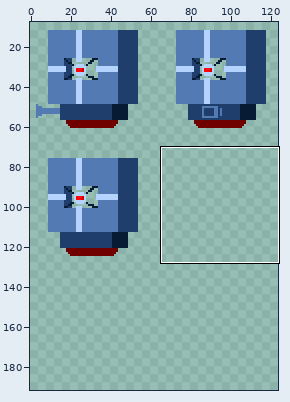
Two states of a sprite sheet, Assets/Sprites/Rook_Robot.png. The picture above shows the old version from afar; the outline marks the close-up.
Close-up. Old version:
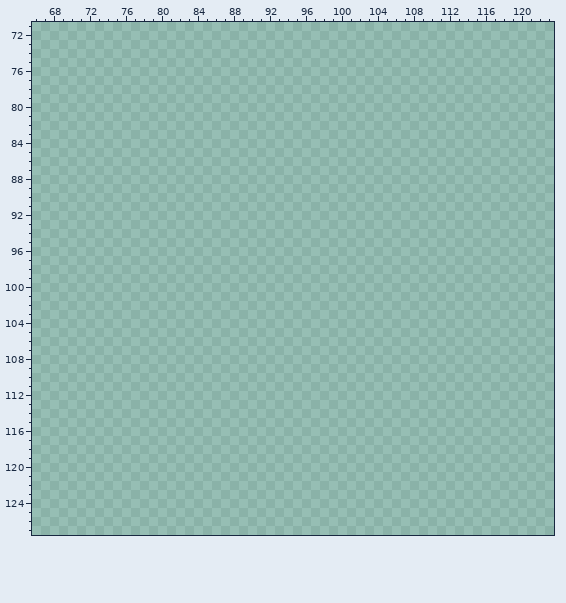
The file is 128x128 pixels. Shown: x 66..123, y 71..127. The old version is drawn lined up with the new one, on the new canvas. The wide view leaves out empty margins. The commit also changed other parts of the picture, which this record leaves out.
After the commit:
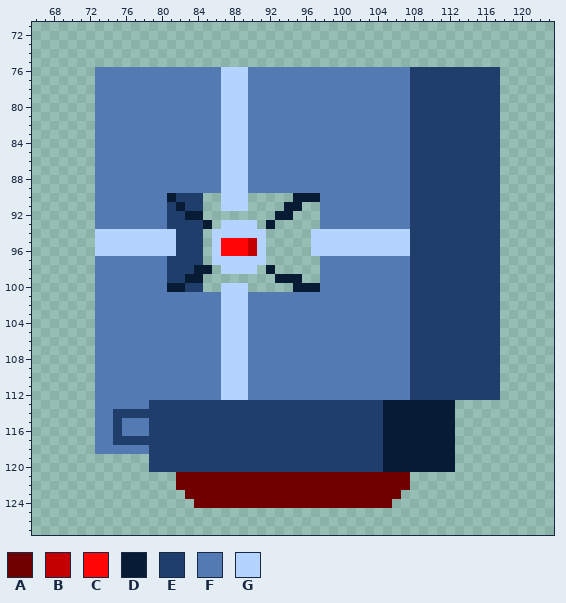
Palette (. is transparent): A #700000  B #c40000  C #ff0505  D #071b34  E #1f3e6b  F #537ab3  G #b5d3ff
The edit:
canvas 128x128 -> 128x192
The edit adds colour A in rows 121 to 122 at x 82 to 107; in row 123 at x 83 to 106; in row 124 at x 84 to 105.
The edit adds colour B in rows 95 to 96 at x 90.
The edit adds colour C in rows 95 to 96 at x 87 to 89.
The edit adds colour D in row 90 at x 81 and 95 to 97; in row 91 at x 82 and 94 to 95; in row 92 at x 83 to 84 and 93 to 94; in row 93 at x 85 and 92; in row 98 at x 84 to 85 and 92; in row 99 at x 83 to 84 and 93 to 95.
The edit adds colour D in row 100 at x 81 to 82 and 95 to 97; in rows 113 to 120 at x 105 to 112.
The edit adds colour E in rows 76 to 89 at x 108 to 117; in row 90 at x 82 to 84 and 108 to 117; in row 91 at x 81, 83 to 84 and 108 to 117; in row 92 at x 81 to 82 and 108 to 117; in row 93 at x 81 to 84 and 108 to 117; in rows 94 to 96 at x 82 to 84 and 108 to 117.
The edit adds colour E in row 97 at x 81 to 84 and 108 to 117; in row 98 at x 81 to 83 and 108 to 117; in row 99 at x 81 to 82 and 108 to 117; in row 100 at x 83 to 84 and 108 to 117; in rows 101 to 112 at x 108 to 117; in row 113 at x 79 to 104.
The edit adds colour E in row 114 at x 75 to 104; in rows 115 to 116 at x 75 and 79 to 104; in row 117 at x 75 to 104; in rows 118 to 120 at x 79 to 104.
The edit adds colour F in rows 76 to 89 at x 73 to 86 and 90 to 107; in rows 90 to 93 at x 73 to 80 and 98 to 107; in rows 97 to 100 at x 73 to 80 and 98 to 107; in rows 101 to 112 at x 73 to 86 and 90 to 107; in row 113 at x 73 to 78; in row 114 at x 73 to 74.
The edit adds colour F in rows 115 to 116 at x 73 to 74 and 76 to 78; in row 117 at x 73 to 74; in row 118 at x 73 to 78.
The edit adds colour G in rows 76 to 91 at x 87 to 89; in row 93 at x 87 to 90; in row 94 at x 73 to 81, 86 to 91 and 97 to 107; in rows 95 to 96 at x 73 to 81, 86, 91 and 97 to 107; in row 97 at x 86 to 91; in row 98 at x 87 to 90.
The edit adds colour G in rows 100 to 112 at x 87 to 89.
Boxes around the changes in both close-ups, in picture pixels (x1, y1, x2, y2):
added: (95, 67, 500, 508)
